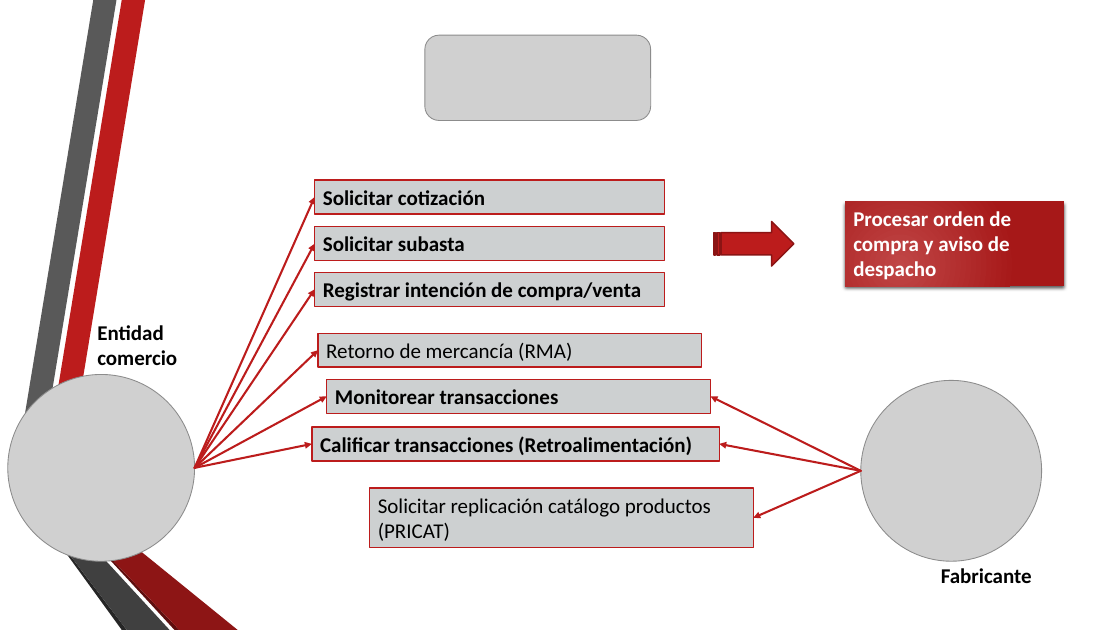
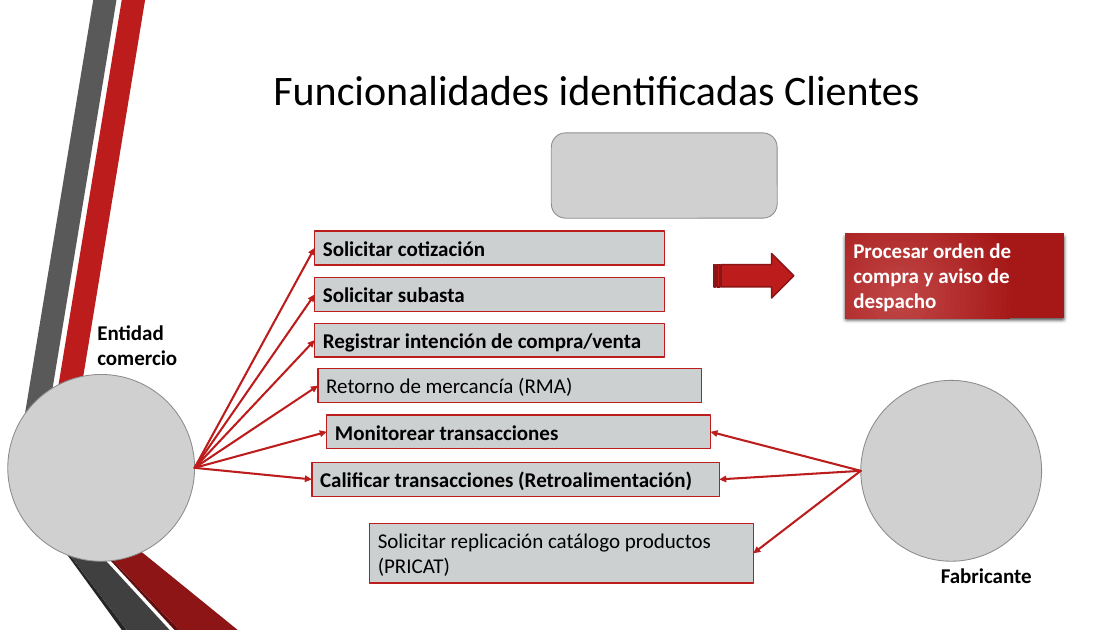
Before and after one commit to gaudisolutions/ecos, a slide deck: slide 9 of Proyecto I/Presentación/Arquitectura Objetivo MPLA.pptx. Drawn at 1120x630 pixels with LibreOffice and Linux fonts; fonts in the diff are those of the drawing; grey boxes stand for pictures; background and template pictures are left out. Boxes give left, top, right and bottom in pixels: in the first picture for what was removed or moved away, otherwise in the second. Text is boxed around its words. In the diff, an @@ line names an element or a change of style, - is before the commit and + after.

```diff
--- a/Proyecto I/Presentación/Arquitectura Objetivo MPLA.pptx
+++ b/Proyecto I/Presentación/Arquitectura Objetivo MPLA.pptx
@@ title added at box(273, 76, 919, 106), 36 pt, text #000000 @@
+Funcionalidades identificadas Clientes
@@ picture: place and size @@
-picture at box(425, 35, 651, 121)
+picture at box(551, 133, 777, 218)
@@ 3 rectangles: place and size @@
-3 rectangles at box(315, 180, 665, 306)
+3 rectangles at box(315, 231, 665, 357)
@@ rectangle "Procesar orden de compra y ...": place and size @@
-rectangle "Procesar orden de compra y ..." at box(845, 202, 1065, 287)
+rectangle "Procesar orden de compra y ..." at box(845, 234, 1065, 318)
@@ arrow moved from (195, 468) - (315, 197) to (195, 468) - (315, 248) @@
@@ striped right arrow: place and size @@
-striped right arrow at box(714, 222, 794, 266)
+striped right arrow at box(714, 254, 794, 298)
@@ arrow moved from (195, 468) - (315, 244) to (195, 468) - (315, 295) @@
@@ arrow moved from (195, 468) - (315, 289) to (195, 468) - (315, 340) @@
@@ arrow moved from (195, 468) - (318, 350) to (195, 468) - (318, 386) @@
@@ arrow moved from (195, 468) - (327, 397) to (195, 468) - (327, 432) @@
@@ arrow moved from (861, 471) - (711, 397) to (861, 471) - (711, 432) @@
@@ arrow moved from (195, 468) - (312, 444) to (195, 468) - (312, 480) @@
@@ 4 rectangles: place and size @@
-4 rectangles at box(312, 334, 754, 548)
+4 rectangles at box(312, 369, 754, 583)
@@ arrow moved from (861, 471) - (719, 444) to (861, 471) - (719, 480) @@
@@ arrow moved from (861, 471) - (754, 518) to (861, 471) - (754, 554) @@
```
Also in this commit, not shown: 8 other slides changed, 10 slides added, 3 slides removed, 1 other file.
